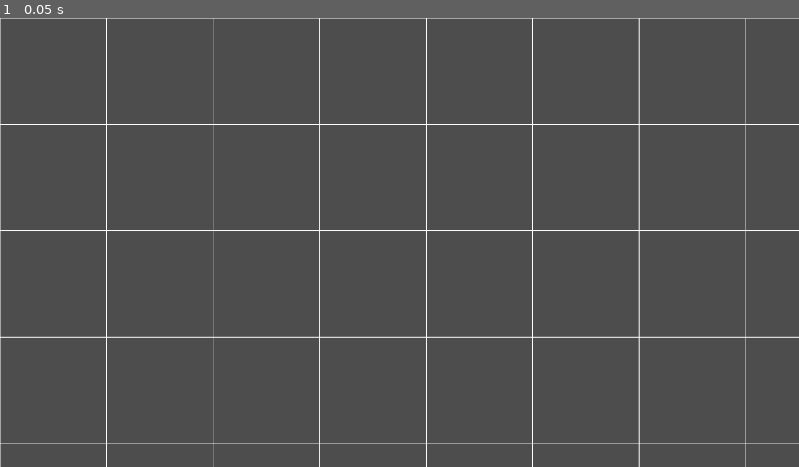
Above: before the commit, frame 1.
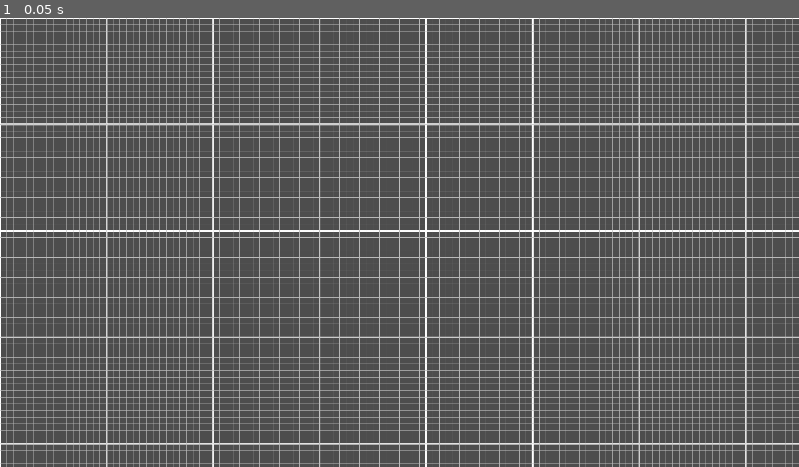
Above: after the commit, the same moment.

Repository: Cidragon/Hierarchical-Pathfinding
Game: Godot game, scene res://scenes/main/main.tscn
Same seed, same stepped clock (60 frames per second), same inputs: the game is played once before the commit and once after it.
Inputs:
- Up to frame 1 (0.05 s): no input

The runs differ from the first frame. In frame 1, 20% of the frame differs, in the area x 0-100%, y 0-100%.

Commit message:
draw tile for debug

Diff:
--- a/scenes/main/Region.gd
+++ b/scenes/main/Region.gd
@@ -6,8 +6,8 @@
 
 func _draw() -> void:
 	for i in range(10):
-		draw_line(Vector2(0,i*tile_size*region_size), Vector2(tile_size*region_size*region_amount,i*tile_size*region_size),Color.WHITE, 2)
-		draw_line(Vector2(i*tile_size*region_size,0), Vector2(i*tile_size*region_size,region_amount*tile_size*region_size),Color.WHITE, 2)
+		draw_line(Vector2(0,i*tile_size*region_size), Vector2(tile_size*region_size*region_amount,i*tile_size*region_size),Color.WHITE, 4)
+		draw_line(Vector2(i*tile_size*region_size,0), Vector2(i*tile_size*region_size,region_amount*tile_size*region_size),Color.WHITE, 4)
 
 # Called when the node enters the scene tree for the first time.
 func _ready() -> void:
--- a/scenes/main/main.tscn
+++ b/scenes/main/main.tscn
@@ -1,6 +1,7 @@
-[gd_scene load_steps=2 format=3 uid="uid://ofeu0md86umu"]
+[gd_scene load_steps=3 format=3 uid="uid://ofeu0md86umu"]
 
 [ext_resource type="Script" path="res://scenes/main/Region.gd" id="1_na68j"]
+[ext_resource type="Script" path="res://scenes/main/tile.gd" id="2_6x7g3"]
 
 [node name="Main" type="Node2D"]
 
@@ -13,3 +14,10 @@
 offset_right = 40.0
 offset_bottom = 40.0
 script = ExtResource("1_na68j")
+
+[node name="tile" type="Control" parent="."]
+layout_mode = 3
+anchors_preset = 0
+offset_right = 40.0
+offset_bottom = 40.0
+script = ExtResource("2_6x7g3")
--- /dev/null
+++ b/scenes/main/tile.gd
@@ -0,0 +1,9 @@
+extends Control
+
+var tile_size : int = 16
+var tiles_amount : int = 256
+
+func _draw() -> void:
+	for i in range(tiles_amount):
+		draw_line(Vector2(0,i*tile_size), Vector2(tile_size*tiles_amount,i*tile_size),Color.GRAY, 1)
+		draw_line(Vector2(i*tile_size,0), Vector2(i*tile_size,tiles_amount*tile_size),Color.GRAY, 1)
